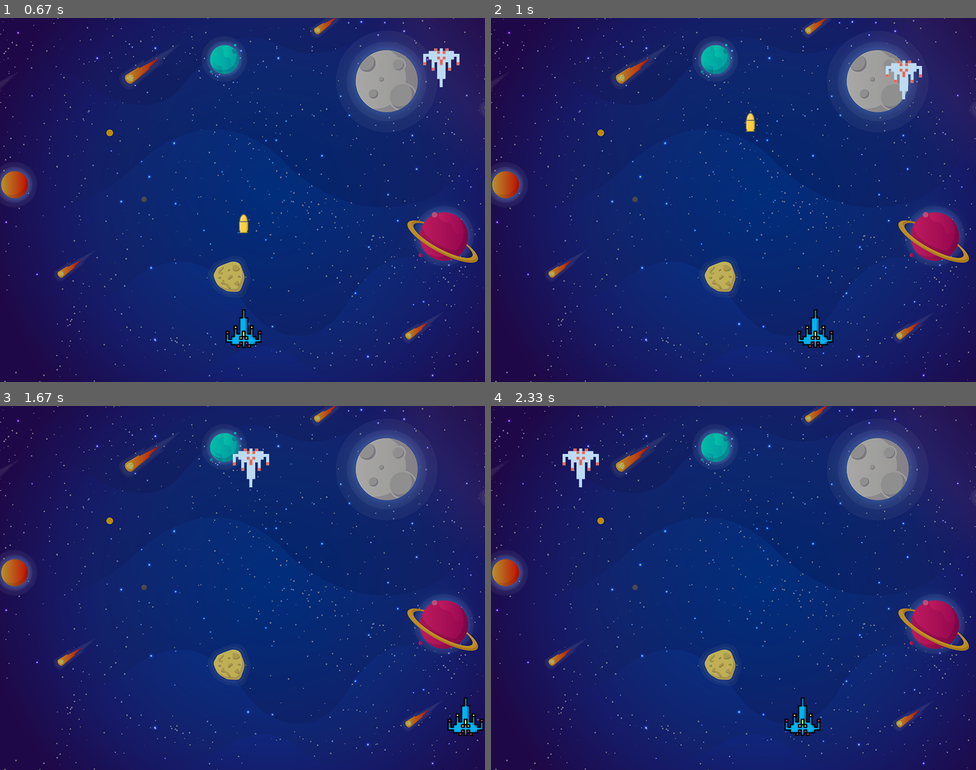
Above: before the commit, frames 1-4 (two rows, left to right).
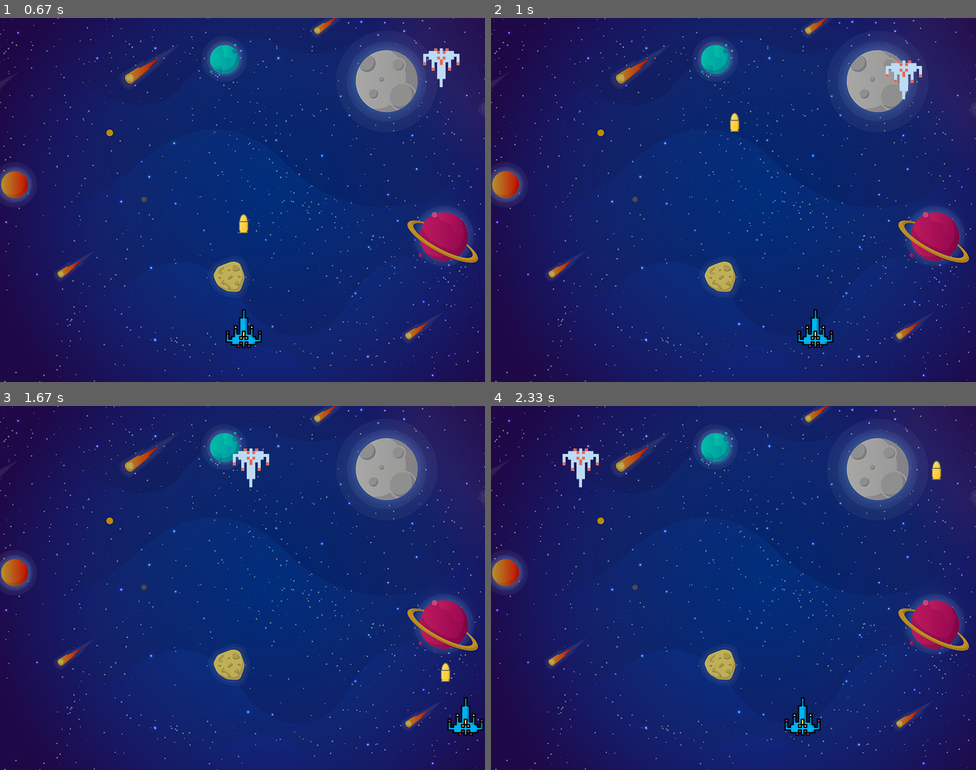
Above: after the commit, the same moments.

Repository: skyfast/pygame
Game: pygame game, started from main.py
Two runs of this game, one before a commit and one after it. Both use one fixed random seed, a clock stepped at 60 frames per second and the inputs below.
Inputs:
- Up to frame 1 (0.67 s): tap Space at 0.33 s
- Up to frame 2 (1 s): hold Right from 0.67 s (still down); tap Space at 0.73 s
- Up to frame 3 (1.67 s): tap Space at 1.03, 1.23, 1.53 s; release Right at 1.13 s; hold Right 1.17-1.63 s
- Up to frame 4 (2.33 s): hold Left 1.67-2.2 s; tap Space at 1.73, 2.03, 2.3 s; hold Left from 2.23 s (still down)

Frame 1 is identical in both runs. In frame 2, 0.2% of the frame differs, in the area x 49-55%, y 26-32%; in frame 3, less than 0.1%; in frame 4, less than 0.1%.

Commit message:
Added bullet reset

Diff:
--- a/main.py
+++ b/main.py
@@ -88,7 +88,7 @@
             if event.key == pygame.K_RIGHT:
                 player_x_change = 400
                 last_key_down = 'right'
-            if event.key == pygame.K_SPACE:
+            if event.key == pygame.K_SPACE and bullet_state == "ready":
                 fire_bullet(playerX, playerY)
 
     # update player
@@ -119,5 +119,9 @@
     enemy(EnemyX, EnemyY)
     if bullet_state == "fire":
         bullet_y = bullet_y - (bullet_change * dt)
-        fire_bullet(bullet_x, bullet_y)
+        if bullet_y < 0:
+            bullet_y = 480
+            bullet_state = "ready"
+        else:
+            fire_bullet(bullet_x, bullet_y)
     pygame.display.update()
